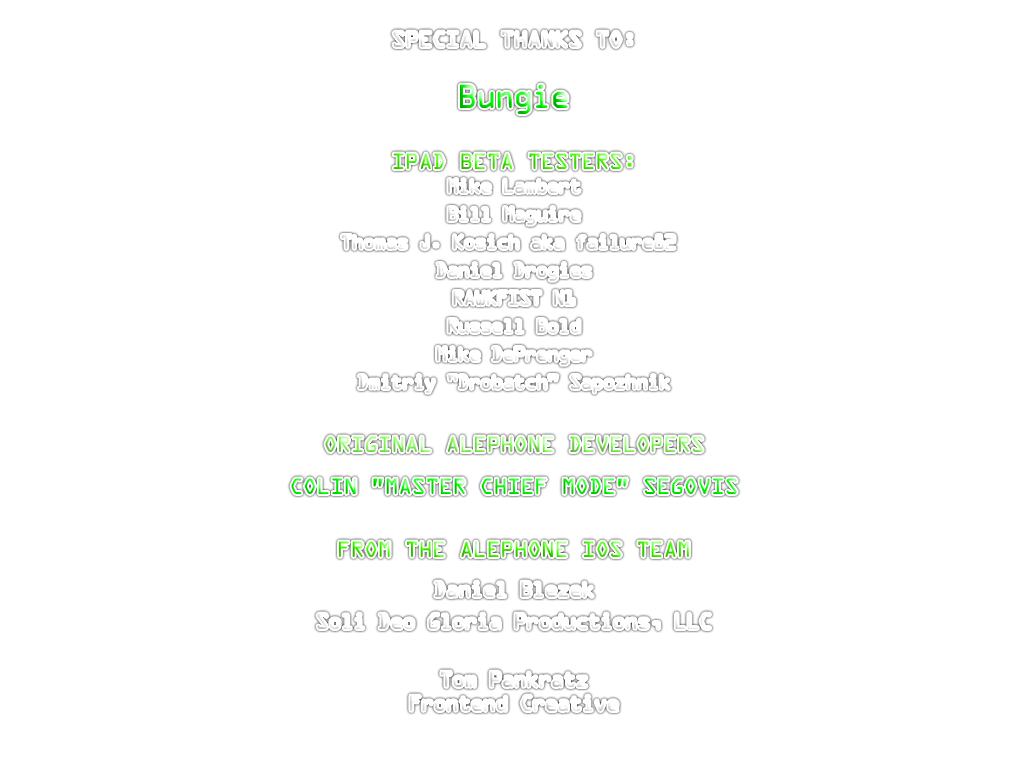
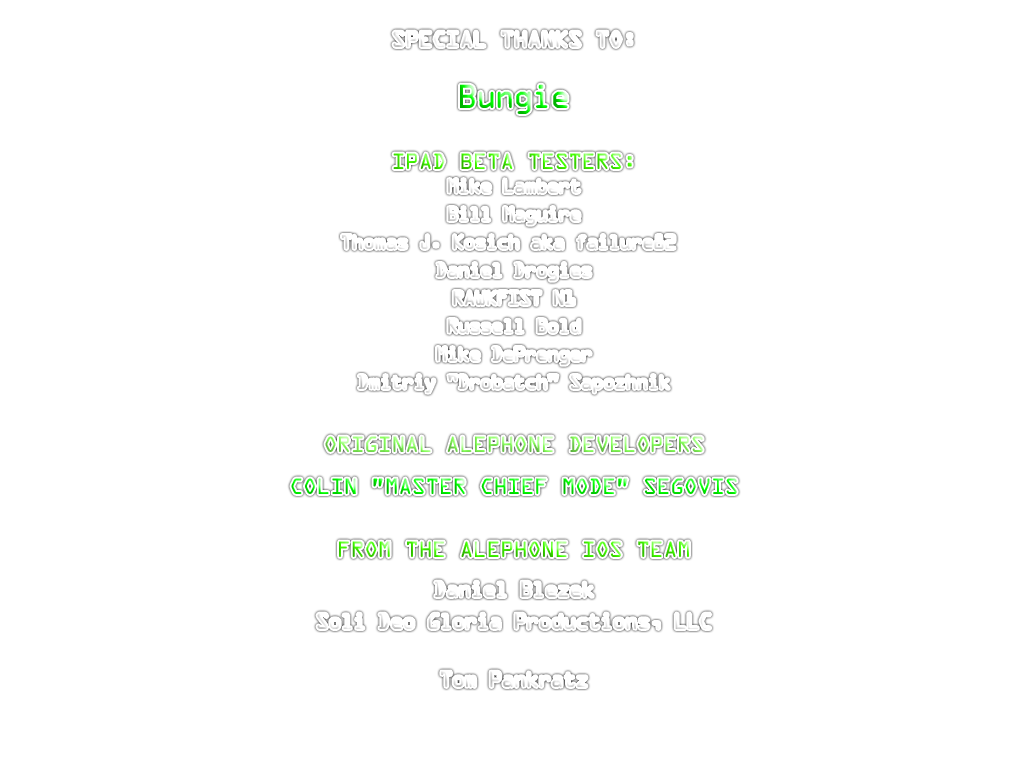
Two versions of the same layered image (w=1024, h=768). Layer-by-layer changes:
painted on "Special Thanks to: Bungie iPad Beta Testers: Mike Lambert Bil" over left=410, top=695, right=618, bottom=711
